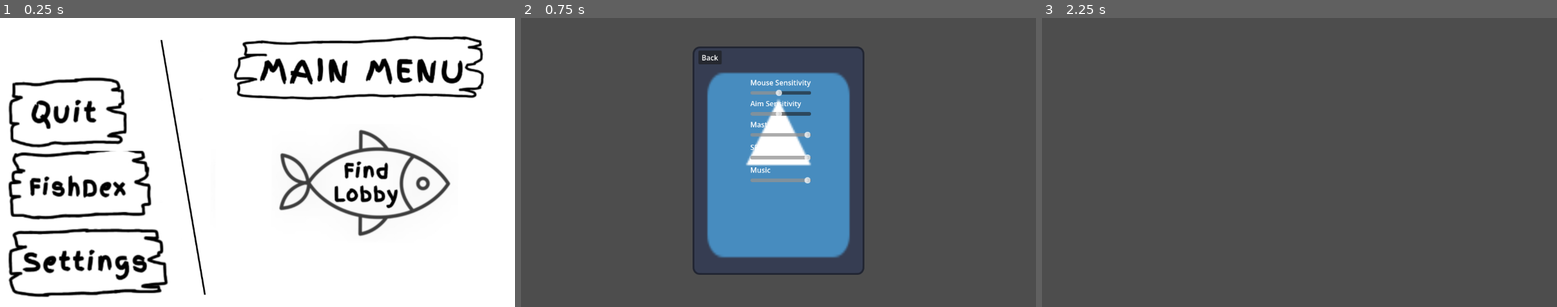
Above: before the commit, frames 1-3 (left to right).
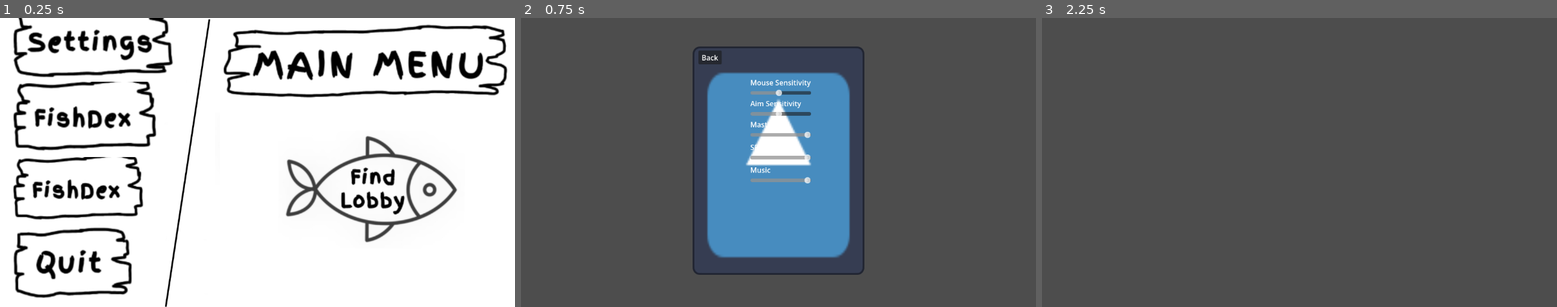
Above: after the commit, the same moments.

Repository: gmuGADIG/King-Fisher
Game: Godot game, scene res://ui/main_menu/main_menu.tscn
The game is run twice, just before and just after one commit, with the same random seed, the same clock (stepped at 60 frames per second) and the same inputs. The engine's default icon, where the game draws it, is replaced by a stand-in: a white triangle on a blue panel in a dark square.
Inputs (mouse positions are in pixels of both pictures, inside the frame that each line leads up to; where the layout moved, square brackets give the same spot in the first picture):
- Up to frame 1 (0.25 s): no input
- Up to frame 2 (0.75 s): click (624, 44) [618, 263] at 0.5 s
- Up to frame 3 (2.25 s): click "Back" at 1.25 s; click (1139, 191) at 2.02 s

The runs differ from the first frame. In frame 1, 21% of the frame differs, in the area x 1-99%, y 0-100%; in frame 2, nothing differs; in frame 3, nothing differs.

Commit message:
progress yippee
ok so right now everything seems to be fine except for the buttons on left, so I'm just gonna have to make sure the container does its job and then it should all be done. Oh also the itemdex button just needs the itemdex image too.

Diff:
--- /dev/null
+++ b/ui/item_dex/itemdex.gd
@@ -0,0 +1,3 @@
+extends Control
+
+signal closed
--- /dev/null
+++ b/ui/item_dex/itemdex.tscn
@@ -0,0 +1,5 @@
+[gd_scene format=3 uid="uid://cfvmitsnw0i5e"]
+
+[node name="Itemdex" type="Control" unique_id=1235124030]
+layout_mode = 3
+anchors_preset = 0
--- a/ui/main_menu/main_menu.gd
+++ b/ui/main_menu/main_menu.gd
@@ -6,6 +6,7 @@
 	$LobbyBrowser.hide()
 	$Fishdex.hide()
 	$OptionsMenu.hide()
+	$Itemdex.hide()
 
 # Menu Buttons
 func find_lobby_pressed() -> void:
@@ -19,6 +20,10 @@
 func fishdex_pressed() -> void:
 	$MainMenuContainer.hide()
 	$Fishdex.show()
+
+func itemdex_pressed() -> void:
+	$MainMenuContainer.hide()
+	$Itemdex.show()
 
 func settings_pressed() -> void:
 	$MainMenuContainer.hide()
@@ -39,3 +44,7 @@
 func _on_options_closed() -> void:
 	$OptionsMenu.hide()
 	$MainMenuContainer.show()
+
+func _on_itemdex_closed() -> void:
+	$Fishdex.hide()
+	$MainMenuContainer.show()
--- a/ui/main_menu/main_menu.tscn
+++ b/ui/main_menu/main_menu.tscn
@@ -7,6 +7,8 @@
 [ext_resource type="PackedScene" uid="uid://dih1wbmgk3wkg" path="res://ui/lobby_browser/lobby_browser.tscn" id="2_i5wg5"]
 [ext_resource type="PackedScene" uid="uid://b8jevivyblc6q" path="res://ui/fish_dex/fishdex.tscn" id="4_4e78x"]
 [ext_resource type="Texture2D" uid="uid://mlx8ko4crkr" path="res://temp/temp_art/main_menu_divider.png" id="4_joh67"]
+[ext_resource type="PackedScene" uid="uid://cfvmitsnw0i5e" path="res://ui/item_dex/itemdex.tscn" id="5_xio0d"]
+[ext_resource type="Script" uid="uid://vb1awxq2xekc" path="res://ui/item_dex/itemdex.gd" id="6_tf5ef"]
 [ext_resource type="Texture2D" uid="uid://0hryqho1k81p" path="res://temp/temp_art/main_menu_quit.png" id="7_w2r0d"]
 [ext_resource type="Texture2D" uid="uid://bwph74o74qu6y" path="res://temp/temp_art/main_menu_fishdex.png" id="8_4e78x"]
 [ext_resource type="Texture2D" uid="uid://dpm27hd64xm3y" path="res://temp/temp_art/main_menu_settings.png" id="9_s4pem"]
@@ -31,6 +33,10 @@
 [node name="Fishdex" parent="." unique_id=1890729006 instance=ExtResource("4_4e78x")]
 layout_mode = 1
 
+[node name="Itemdex" parent="." unique_id=1235124030 instance=ExtResource("5_xio0d")]
+layout_mode = 0
+script = ExtResource("6_tf5ef")
+
 [node name="MainMenuContainer" type="Control" parent="." unique_id=1931984883]
 layout_mode = 1
 anchors_preset = 15
@@ -50,27 +56,31 @@
 
 [node name="Divider2" type="TextureRect" parent="MainMenuContainer" unique_id=915958547]
 layout_mode = 0
-offset_left = 192.0
-offset_right = 482.0
-offset_bottom = 648.0
+offset_left = 202.0
+offset_top = -28.0
+offset_right = 492.0
+offset_bottom = 703.0
 texture = ExtResource("4_joh67")
+flip_v = true
 
 [node name="LeftSide" type="VBoxContainer" parent="MainMenuContainer" unique_id=82524344]
 layout_mode = 1
 anchors_preset = -1
-anchor_left = 0.013888889
-anchor_right = 0.39062503
-anchor_bottom = 0.97530866
+anchor_left = 0.0234375
+anchor_top = -0.040123455
+anchor_right = 0.37065974
+anchor_bottom = 0.97376543
 offset_right = -3.0517578e-05
+grow_horizontal = 0
 grow_vertical = 2
 alignment = 2
 metadata/_edit_use_anchors_ = true
 
-[node name="QuitBtn" type="TextureButton" parent="MainMenuContainer/LeftSide" unique_id=717160080]
-custom_minimum_size = Vector2(350, 165)
+[node name="SettingsBtn" type="TextureButton" parent="MainMenuContainer/LeftSide" unique_id=358863002]
+custom_minimum_size = Vector2(400, 165)
 layout_mode = 2
 size_flags_horizontal = 0
-texture_normal = ExtResource("7_w2r0d")
+texture_normal = ExtResource("9_s4pem")
 stretch_mode = 4
 
 [node name="FishDexBtn" type="TextureButton" parent="MainMenuContainer/LeftSide" unique_id=224562787]
@@ -80,24 +90,30 @@
 texture_normal = ExtResource("8_4e78x")
 stretch_mode = 4
 
-[node name="SettingsBtn" type="TextureButton" parent="MainMenuContainer/LeftSide" unique_id=358863002]
-custom_minimum_size = Vector2(400, 165)
+[node name="ItemDexBtn" type="TextureButton" parent="MainMenuContainer/LeftSide" unique_id=2115040141]
+custom_minimum_size = Vector2(375, 150)
 layout_mode = 2
 size_flags_horizontal = 0
-texture_normal = ExtResource("9_s4pem")
+texture_normal = ExtResource("8_4e78x")
+stretch_mode = 4
+
+[node name="QuitBtn" type="TextureButton" parent="MainMenuContainer/LeftSide" unique_id=717160080]
+custom_minimum_size = Vector2(350, 165)
+layout_mode = 2
+size_flags_horizontal = 0
+texture_normal = ExtResource("7_w2r0d")
 stretch_mode = 4
 
 [node name="RightSide" type="VBoxContainer" parent="MainMenuContainer" unique_id=61706508]
 layout_mode = 1
 anchors_preset = -1
-anchor_left = 0.4375
-anchor_top = 0.024691358
-anchor_right = 0.9652778
-anchor_bottom = 0.80246913
+anchor_left = 0.41493055
+anchor_top = -0.018518519
+anchor_right = 1.0138888
+anchor_bottom = 0.8240741
 grow_horizontal = 2
 grow_vertical = 2
 alignment = 1
-metadata/_edit_group_ = true
 metadata/_edit_use_anchors_ = true
 
 [node name="TitleImage" type="TextureRect" parent="MainMenuContainer/RightSide" unique_id=287736822]
@@ -117,7 +133,9 @@
 [connection signal="closed" from="OptionsMenu" to="." method="_on_options_closed"]
 [connection signal="closed" from="LobbyBrowser" to="." method="_on_lobby_browser_closed"]
 [connection signal="closed" from="Fishdex" to="." method="_on_fishdex_closed"]
+[connection signal="closed" from="Itemdex" to="." method="_on_itemdex_closed"]
+[connection signal="pressed" from="MainMenuContainer/LeftSide/SettingsBtn" to="." method="settings_pressed"]
+[connection signal="pressed" from="MainMenuContainer/LeftSide/FishDexBtn" to="." method="fishdex_pressed"]
+[connection signal="pressed" from="MainMenuContainer/LeftSide/ItemDexBtn" to="." method="itemdex_pressed"]
 [connection signal="pressed" from="MainMenuContainer/LeftSide/QuitBtn" to="." method="quit_pressed"]
-[connection signal="pressed" from="MainMenuContainer/LeftSide/FishDexBtn" to="." method="fishdex_pressed"]
-[connection signal="pressed" from="MainMenuContainer/LeftSide/SettingsBtn" to="." method="settings_pressed"]
 [connection signal="pressed" from="MainMenuContainer/RightSide/FindLobbyBtn" to="." method="find_lobby_pressed"]
Not shown, added: ui/item_dex/itemdex.gd.uid
